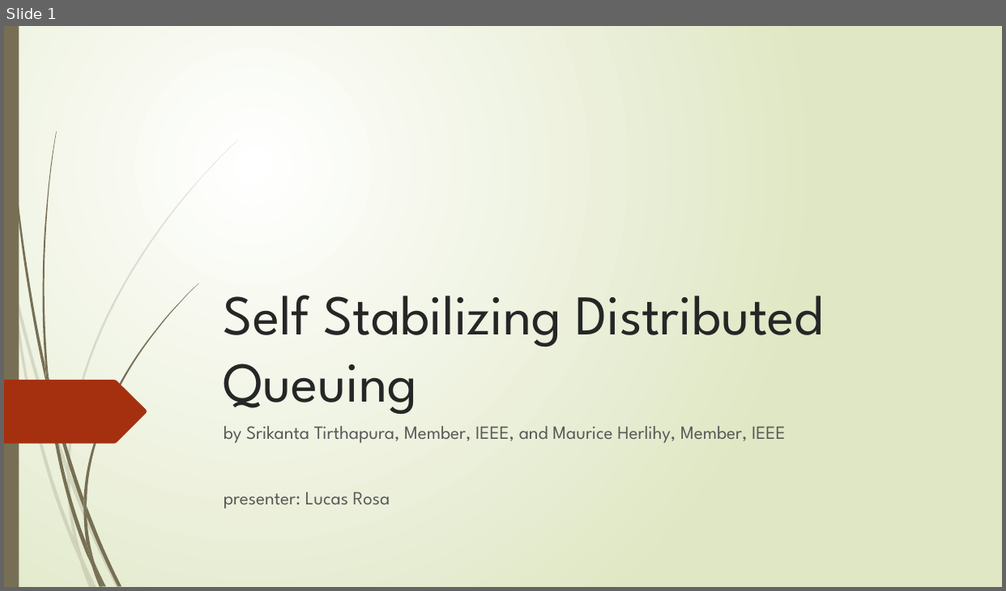
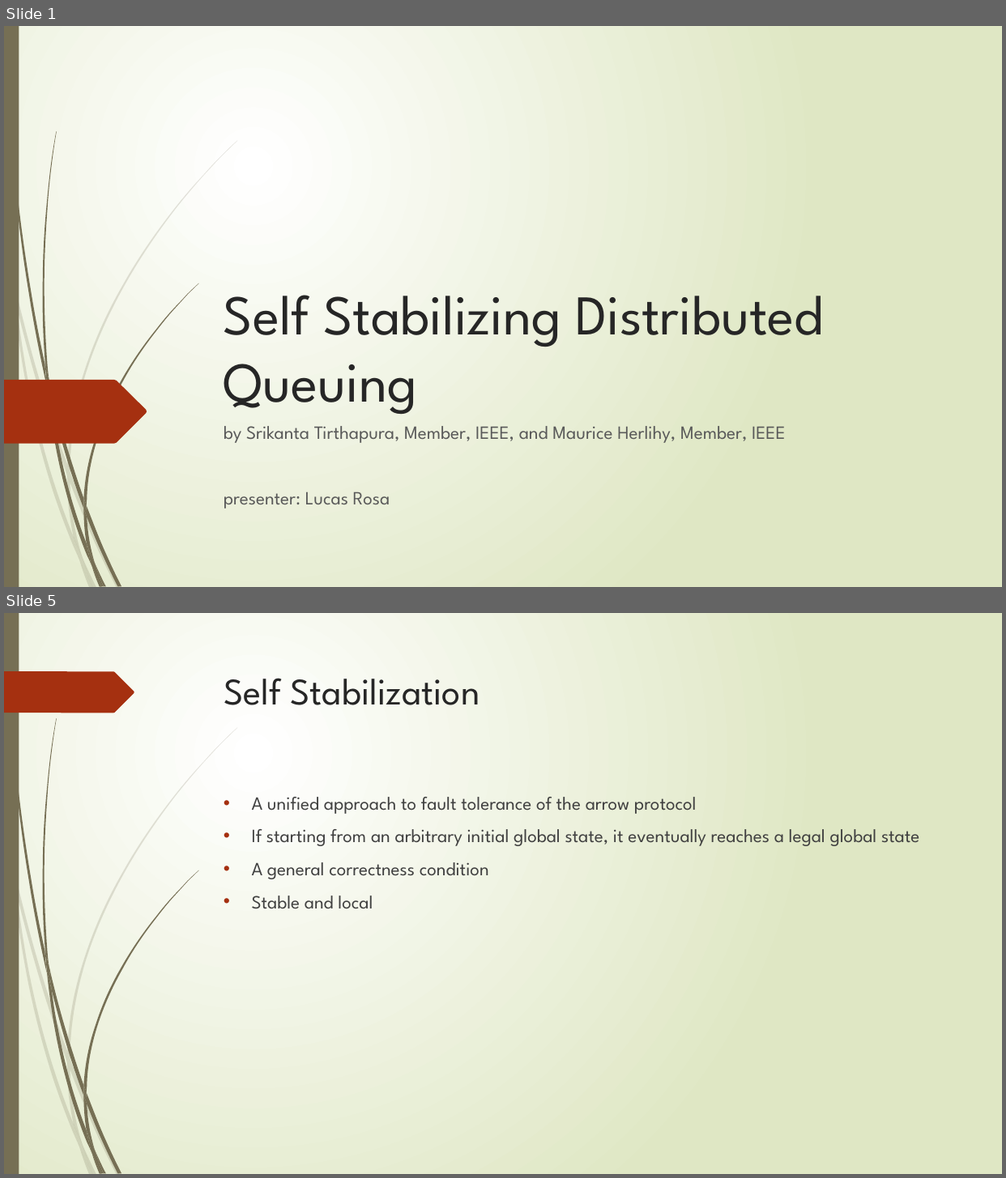
Before and after one commit to rvcas/Distributed-Computing, a slide deck: presentation/datastructure_presentation.pptx. Shown one above the other, each under a label of ours: slide 1 before the commit, slides 1 and 5 after it; the slides between them are not shown. The pictures are 1006x591 and 1006x1178 pixels, drawn with LibreOffice and Linux fonts; fonts in the diff are those of the drawing. Boxes give left, top, right and bottom in pixels: in the first picture for what was removed or moved away, otherwise in the second. Text is boxed around its words. In the diff, an @@ line names an element or a change of style, - is before the commit and + after.

```diff
--- a/presentation/datastructure_presentation.pptx
+++ b/presentation/datastructure_presentation.pptx
@@ slide 5 added at [4,613,1002,1174], background gradient #FFFFFF to #DFE8C4; not listed: 23 template elements that a slide beside it also shows @@
@@ freeform shape added at [4,671,134,713], fill #A53010 @@
@@ title added at [224,678,480,705], 36 pt, text #262626 @@
+Self Stabilization
@@ text added at [252,797,919,909], 18 pt, text #404040 @@
+• A unified approach to fault tolerance of the arrow protocol
+• If starting from an arbitrary initial global state, it eventually reaches a legal global state
+• A general correctness condition
+• Stable and local
```
Also in this commit, not shown: 3 other slides added.
